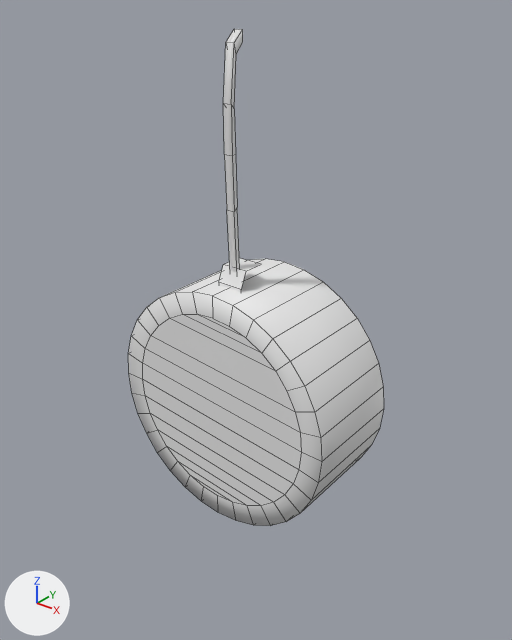
The FBX model Assets/Content/Graphics/Core/FBX/PlusTime.fbx: old version first, new version second.
Rendered twice from a 50 mm camera at (0.957, -1.14, 0.365) aimed at (0.0, 0.056, -0.376). Every picture has the same lights, and +X, +Y and +Z are marked at lower left. Mesh edges are drawn as thin lines. Where no turn or scale is listed for an object, it has been applied to the vertices.

Script lines for the objects in view, before the commit:
```python
me_plustime = bpy.data.meshes.new('PlusTime')
me_plustime.from_pydata(...)  # 128 vertices, 96 faces; spans x -0.293..0.305, y -0.103..0.158, z -0.855..0.272
ob_plustime = bpy.data.objects.new('PlusTime', me_plustime)
ob_plustime.location = (0.0, 0.0, 0.0)
```
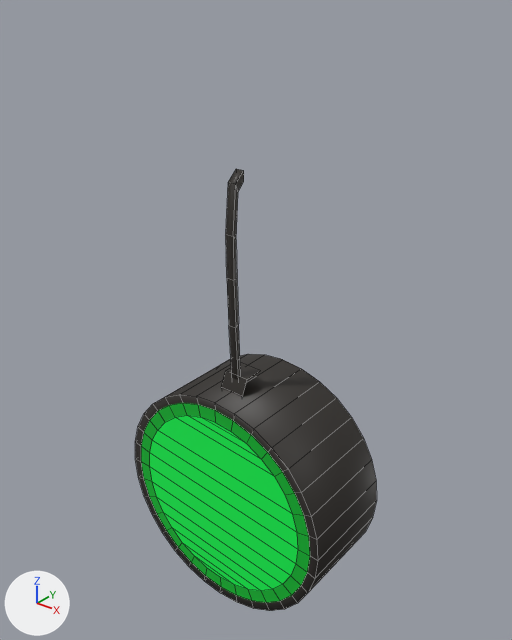
What differs and where, as boxes (x1, y1, x2, y2) in the pictures (512 x 640 px; the box of a moved part takes in the faces that stretch with it):
```json
{"object": "PlusTime", "change": "reshaped", "before": [128, 29, 384, 526], "after": [135, 169, 377, 611], "on screen": "11% shorter"}
{"part": 1, "of": "me_plustime", "change": "moved or reshaped", "before": [223, 29, 243, 273], "after": [226, 169, 244, 380]}
{"part": 2, "of": "me_plustime", "change": "moved or reshaped", "before": [219, 258, 261, 292], "after": [221, 363, 260, 397]}
{"part": 3, "of": "me_plustime", "change": "rebuilt", "before": [128, 259, 384, 526], "after": [135, 354, 377, 611]}
```

Edits to the scene script, one JSON object a line:
```json
{"op": "add", "block": "img_t_boosters_tga", "code": ["img_t_boosters_tga = load_image('T_Boosters.tga', '../Textures/T_Boosters.tga', 1024, 1024, 'sRGB')"]}
{"op": "add", "block": "mat_material_001", "code": ["mat_material_001 = principled_material('Material.001')", "mat_material_001.texture = img_t_boosters_tga"]}
{"block": "me_plustime", "where": "# used by ob_plustime; location = (0.0, 0.0, 0.0)"}
{"op": "remove", "block": "me_plustime", "code": "me_plustime.from_pydata(...)  # 128 vertices, 96 faces; spans x -0.293..0.305, y -0.103..0.158, z -0.855..0.272"}
{"op": "add", "block": "me_plustime", "code": "me_plustime.from_pydata(...)  # 160 vertices, 128 faces; spans x -0.296..0.308, y -0.104..0.16, z -1.131..-0.001"}
{"block": "me_plustime", "change": "me_plustime part 1: the loose piece of 24 vertices spanning x -0.004..0.017, y -0.042..-0.005, z -0.297..0.272 is moved by (0.0, 0.0, -0.273), in mat_material_001 (picture img_t_boosters_tga)"}
{"block": "me_plustime", "change": "me_plustime part 2: the loose piece of 8 vertices spanning x -0.026..0.039, y -0.043..0.027, z -0.287..-0.216 is moved by (0.0, 0.0, -0.273), in mat_material_001 (picture img_t_boosters_tga)"}
{"block": "me_plustime", "change": "me_plustime part 3: the loose piece of 96 vertices spanning x -0.293..0.305, y -0.103..0.158, z -0.855..-0.257 is rebuilt with 128 vertices and now spans x -0.296..0.308, y -0.104..0.16, z -1.131..-0.527, in mat_material_001 (picture img_t_boosters_tga)"}
{"op": "add", "block": "me_plustime", "code": "me_plustime.materials.append(mat_material_001)  # picture img_t_boosters_tga"}
```
